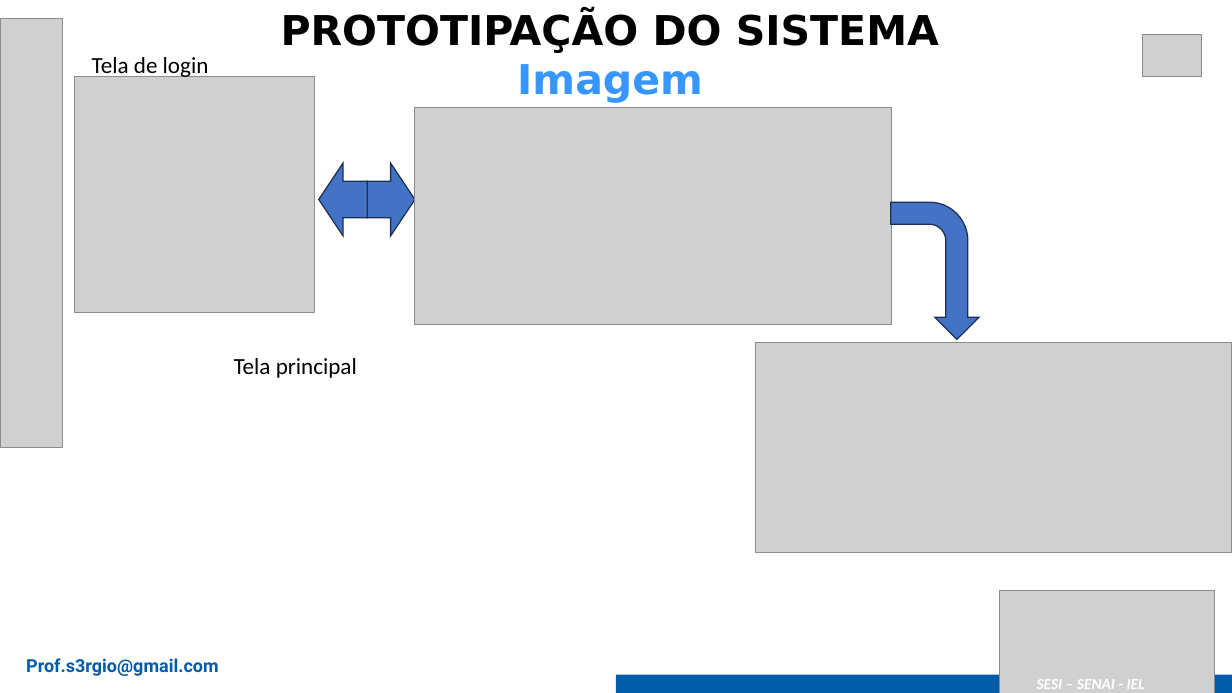
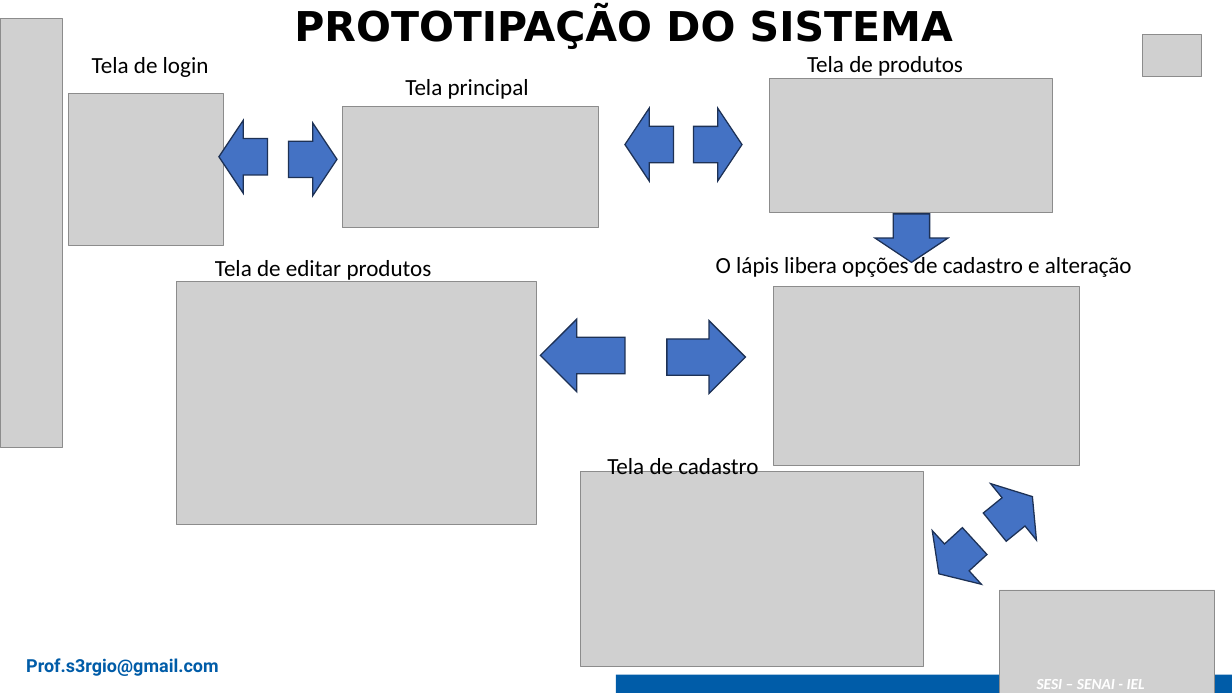
Before and after one commit to gustavotobler/SA_PADARIAALEMAO, a slide deck: slide 6 of 2025_Modelo Apresentação Senai - SA.pptx (slide 8 before the commit). Drawn at 1232x693 pixels with LibreOffice and Linux fonts; fonts in the diff are those of the drawing; grey boxes stand for pictures. Boxes give left, top, right and bottom in pixels: in the first picture for what was removed or moved away, otherwise in the second. Text is boxed around its words. In the diff, an @@ line names an element or a change of style, - is before the commit and + after.

```diff
--- a/2025_Modelo Apresentação Senai - SA.pptx
+++ b/2025_Modelo Apresentação Senai - SA.pptx
@@ text "PROTOTIPAÇÃO DO SISTEMA": place and size @@
-text "PROTOTIPAÇÃO DO SISTEMA" at [281,11,939,103]
+text "PROTOTIPAÇÃO DO SISTEMA" at [294,7,953,49]
@@ text added at [807,56,963,79], 18 pt, text #000000 @@
+Tela de produtos
@@ text "Tela principal": place and size @@
-text "Tela principal" at [234,358,357,378]
+text "Tela principal" at [405,79,529,99]
@@ text at [517,64,703,103]: paragraph removed @@
-Imagem
@@ picture added at [770,79,1053,213] @@
@@ picture: place and size @@
-picture at [75,77,315,312]
+picture at [69,94,224,246]
@@ picture added at [342,107,598,228] @@
@@ picture removed at [415,107,891,324] @@
@@ down arrow added at [625,108,673,181], fill #4472C4, outline #1E3256 1 pt @@
@@ down arrow added at [694,108,742,181], fill #4472C4, outline #1E3256 1 pt @@
@@ down arrow: place and size @@
-down arrow at [319,163,367,236]
+down arrow at [220,120,268,193]
@@ down arrow: place and size @@
-down arrow at [366,163,415,236]
+down arrow at [289,122,337,195]
@@ bent arrow removed at [890,202,978,339] @@
@@ down arrow added at [875,213,948,262], fill #4472C4, outline #1E3256 1 pt @@
@@ text added at [215,260,432,282], 18 pt, text #000000 @@
+Tela de editar produtos
@@ text added at [716,253,1132,277], 18 pt, text #000000 @@
+O lápis libera opções de cadastro e alteração
@@ picture added at [177,281,536,525] @@
@@ picture added at [774,287,1080,465] @@
@@ down arrow added at [541,319,625,392], fill #4472C4, outline #1E3256 1 pt @@
@@ down arrow added at [667,321,746,394], fill #4472C4, outline #1E3256 1 pt @@
@@ picture removed at [756,343,1232,553] @@
@@ picture added at [581,472,924,667] @@
@@ text added at [607,454,758,474], 18 pt, text #000000 @@
+Tela de cadastro
@@ down arrow added at [973,469,1056,556], fill #4472C4, outline #1E3256 1 pt @@
@@ down arrow added at [915,514,999,600], fill #4472C4, outline #1E3256 1 pt @@
```
Also in this commit, not shown: 3 other slides changed, 2 slides removed.
